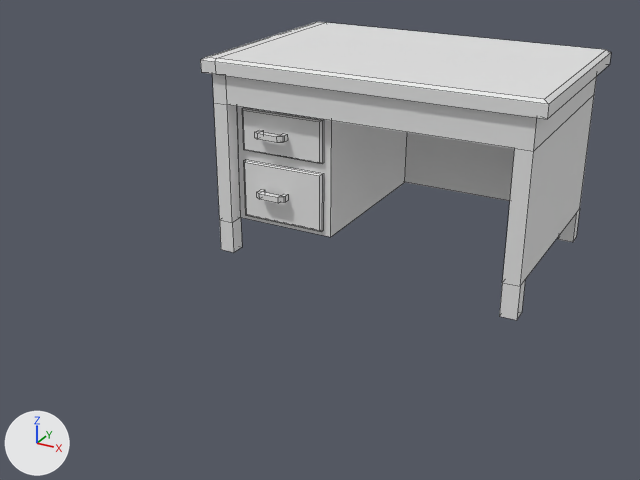
The FBX model Assets/Models/_Objects/Desk1.fbx, before and after one commit.
Camera for both pictures: a 50 mm camera at (3.03, -6.13, 3.41) aimed at (-0.17, -0.3, 0.49). Every picture has the same lights, and +X, +Y and +Z are marked at lower left. Mesh edges are drawn as thin lines. Vertices at the same position are counted once.
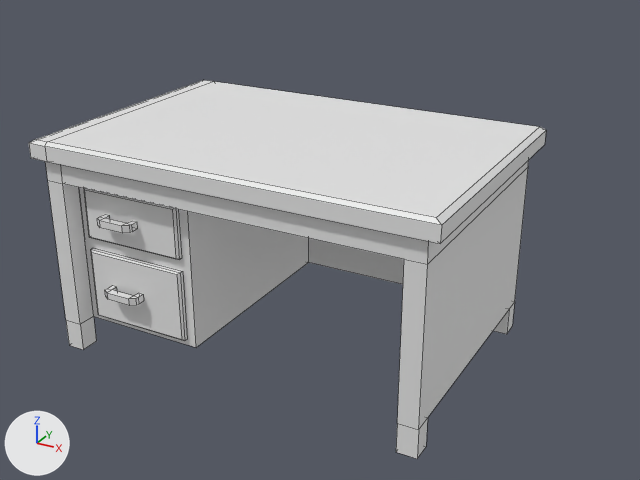
Changed parts and their boxes [x1, y1, x2, y2] in the pictures (640 x 480 px; the box of a moved part takes in the faces that stretch with it):
'Cube', reshaped, moved (26% wider, 27% taller): before [200, 22, 611, 320]; after [29, 80, 546, 459]
part 1 of me_cube_015, moved or reshaped: before [244, 159, 324, 231]; after [91, 248, 187, 341]
part 2 of me_cube_015, moved or reshaped: before [242, 108, 324, 164]; after [84, 188, 182, 260]
part 3 of me_cube_015, moved or reshaped: before [255, 130, 288, 143]; after [97, 214, 137, 233]
part 4 of me_cube_015, moved or reshaped: before [257, 189, 288, 203]; after [105, 285, 144, 306]
part 5 of me_cube_015, moved or reshaped: before [200, 22, 611, 151]; after [29, 80, 546, 264]
part 6 of me_cube_015, moved or reshaped: before [214, 95, 594, 320]; after [48, 167, 528, 459]

The change, as a diff of the scene's bpy script:
```diff
--- a/Assets/Models/_Objects/Desk1.fbx.py
+++ b/Assets/Models/_Objects/Desk1.fbx.py
@@ me_cube_015 @@
 # used by ob_cube; location = (0.0, 2.0, 0.0)
-me_cube_015.from_pydata(...)  # 144 vertices, 120 faces; spans x -1.5..1.5, y -2.0..0.0, z 0.0..1.8
+me_cube_015.from_pydata(...)  # 144 vertices, 120 faces; spans x -1.5..1.5, y -2.0..0.0, z 0.0..1.61
+# me_cube_015 part 1: the loose piece of 12 vertices spanning x -1.2..-0.41, y -1.85..-1.81, z 0.35..0.88 is moved by (0.0, 0.0, -0.08)
+# me_cube_015 part 2: the loose piece of 12 vertices spanning x -1.2..-0.41, y -1.85..-1.81, z 0.97..1.35 is moved by (0.0, 0.0, -0.08)
+# me_cube_015 part 3: the loose piece of 24 vertices spanning x -1.02..-0.74, y -1.95..-1.85, z 1.14..1.19 is moved by (0.0, 0.0, -0.08)
+# me_cube_015 part 4: the loose piece of 24 vertices spanning x -1.02..-0.74, y -1.95..-1.85, z 0.59..0.64 is moved by (0.0, 0.0, -0.08)
+# me_cube_015 part 5: all 24 vertices in x -1.5..1.5, y -2.0..0.0, z 1.67..1.8 are moved by (0.0, 0.0, -0.19)
+# me_cube_015 part 6: 32 of the vertices in x -1.42..1.41, y -1.95..-0.06, z 0.3..1.4 are moved by (0.0, 0.0, -0.08)
@@ ob_cube @@
 ob_cube = bpy.data.objects.new('Cube', me_cube_015)
-ob_cube.location = (0.0, 2.0, 0.0)
+ob_cube.location = (0.0, 0.0, 0.0)
```
